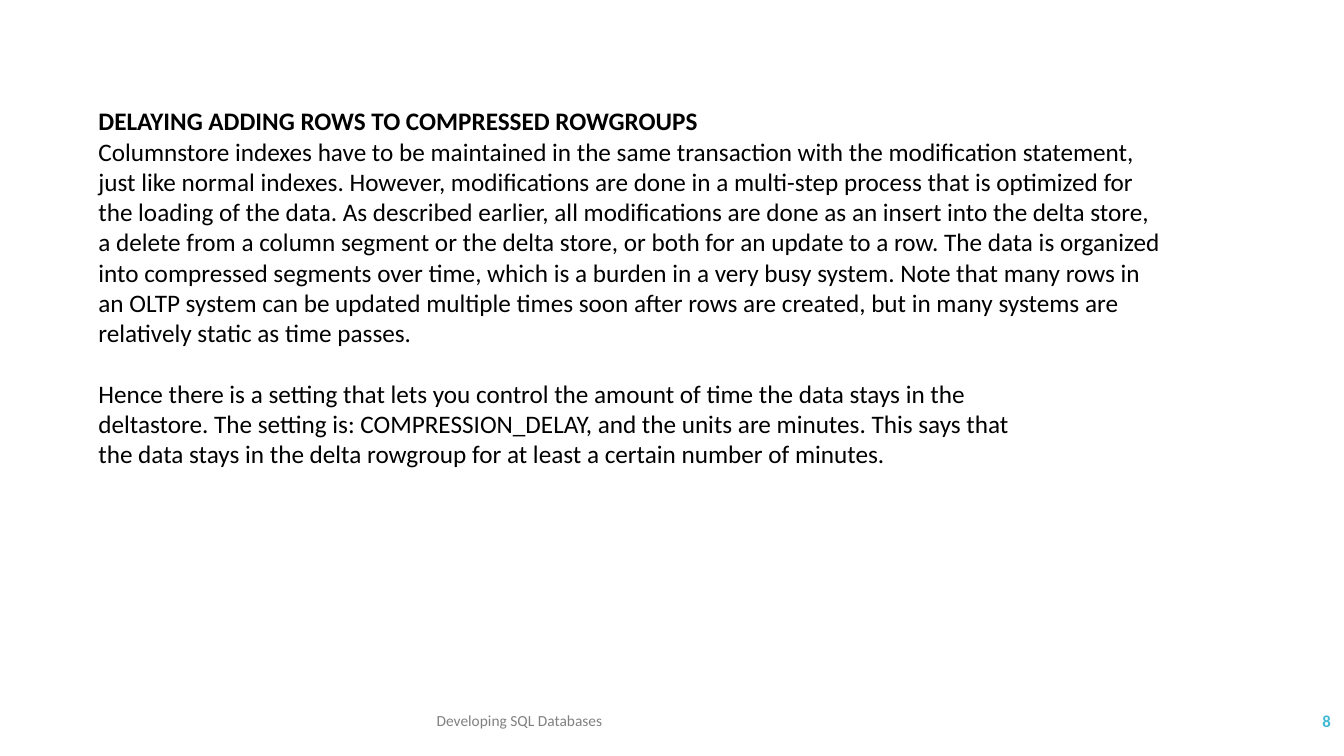
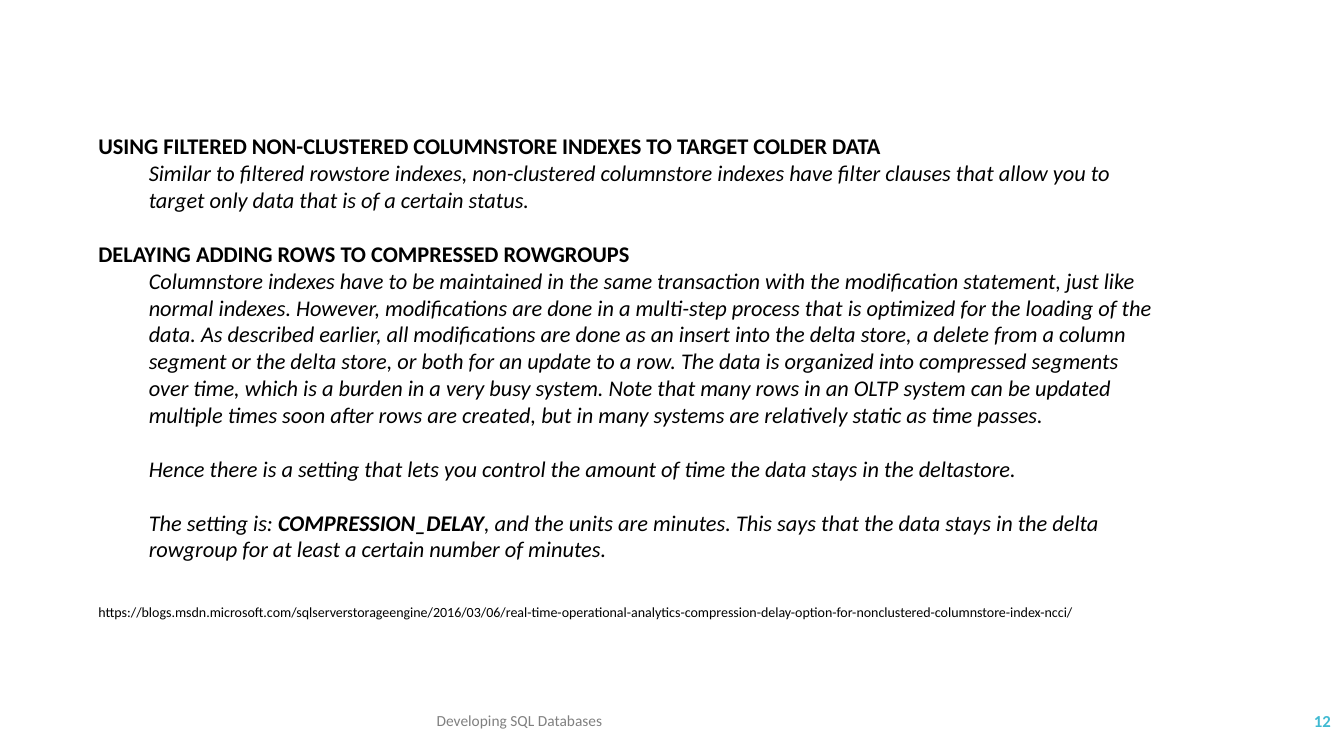
Before and after one commit to TKostyrka/70762DevSQLDB, a slide deck: slide 12 of DEVSQL_05_ColumnStoreIndex/DEVSQL_05_Columnstore.pptx (slide 8 before the commit). Drawn at 1344x756 pixels with LibreOffice and Linux fonts; fonts in the diff are those of the drawing. Boxes give left, top, right and bottom in pixels: in the first picture for what was removed or moved away, otherwise in the second. Text is boxed around its words. In the diff, an @@ line names an element or a change of style, - is before the commit and + after.

```diff
--- a/DEVSQL_05_ColumnStoreIndex/DEVSQL_05_Columnstore.pptx
+++ b/DEVSQL_05_ColumnStoreIndex/DEVSQL_05_Columnstore.pptx
@@ text at <box>98,139,1110,212</box>: paragraphs added @@
+USING FILTERED NON-CLUSTERED COLUMNSTORE INDEXES TO TARGET COLDER DATA
+  Similar to filtered rowstore indexes, non-clustered columnstore indexes have filter clauses that allow you to target only data that is of a certain status.
@@ text at <box>98,247,1152,427</box>: size 18 to 16 pt in "DELAYING ADDING ROWS TO COMPRESSED ROWGROUPS", "Columnstore indexes have to be maintained in ..."; italic on in "Columnstore indexes have to be maintained in ..."; list level 1 to 2 in "Columnstore indexes have to be ..." @@
@@ text at <box>149,461,1098,561</box>: text changed; size 18 to 16 pt; italic on @@
-Hence there is a setting that lets you control the amount of time the data stays in the
-deltastore. The setting is: COMPRESSION_DELAY, and the units are minutes. This says that
-the data stays in the delta rowgroup for at least a certain number of minutes.
+  Hence there is a setting that lets you control the amount of time the data stays in the deltastore.
+  The setting is: COMPRESSION_DELAY, and the units are minutes. This says that the data stays in the delta rowgroup for at least a certain number of minutes.
@@ text added at <box>98,607,1072,620</box>, 10 pt, text #000000 @@
+https://blogs.msdn.microsoft.com/sqlserverstorageengine/2016/03/06/real-time-operational-analytics-compression-delay-option-for-nonclustered-columnstore-index-ncci/
@@ page number at <box>1314,716,1331,727</box>: text changed @@
-8
+12
```
Also in this commit, not shown: 7 other slides changed, 3 slides added, 1 slide removed, 12 other files.
